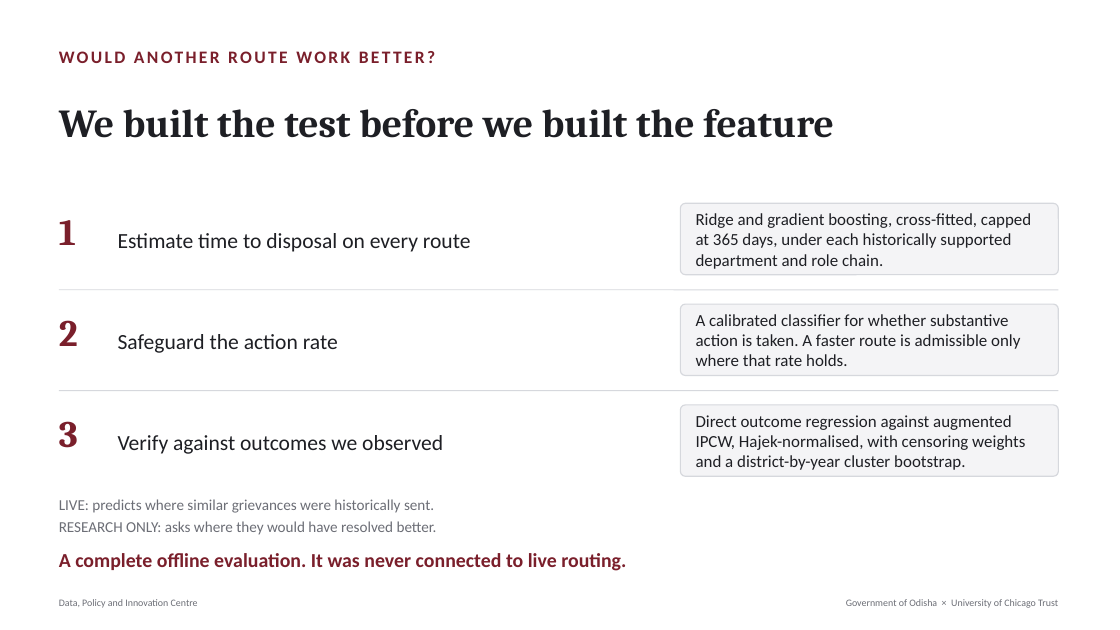
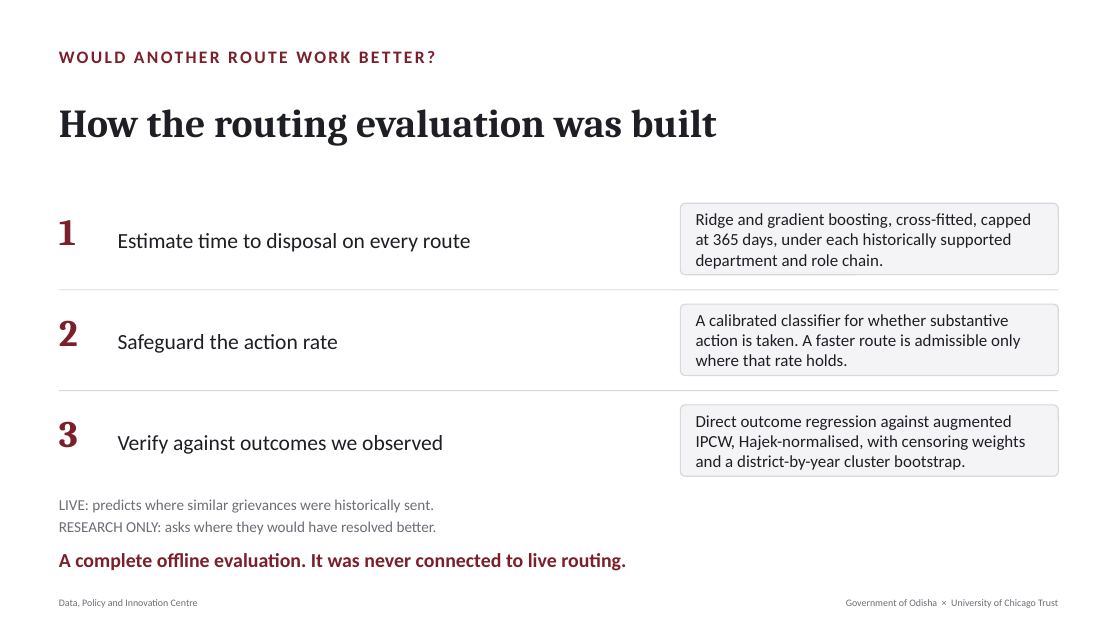
Before and after one commit to Data-Policy-and-Innovation-Centre/janasunani, a slide deck: slide 7 of docs/presentations/2026-08-24-timing-quality/Janasunani_2.0_Timing_and_Quality.pptx. Drawn at 1120x630 pixels with LibreOffice and Linux fonts; fonts in the diff are those of the drawing. Boxes give left, top, right and bottom in pixels: in the first picture for what was removed or moved away, otherwise in the second. Text is boxed around its words. In the diff, an @@ line names an element or a change of style, - is before the commit and + after.

```diff
--- a/docs/presentations/2026-08-24-timing-quality/Janasunani_2.0_Timing_and_Quality.pptx
+++ b/docs/presentations/2026-08-24-timing-quality/Janasunani_2.0_Timing_and_Quality.pptx
@@ text at [59,109,717,146]: text changed @@
-We built the test before we built the feature
+How the routing evaluation was built
```
Also in this commit, not shown: 7 other slides changed, 4 other files.
